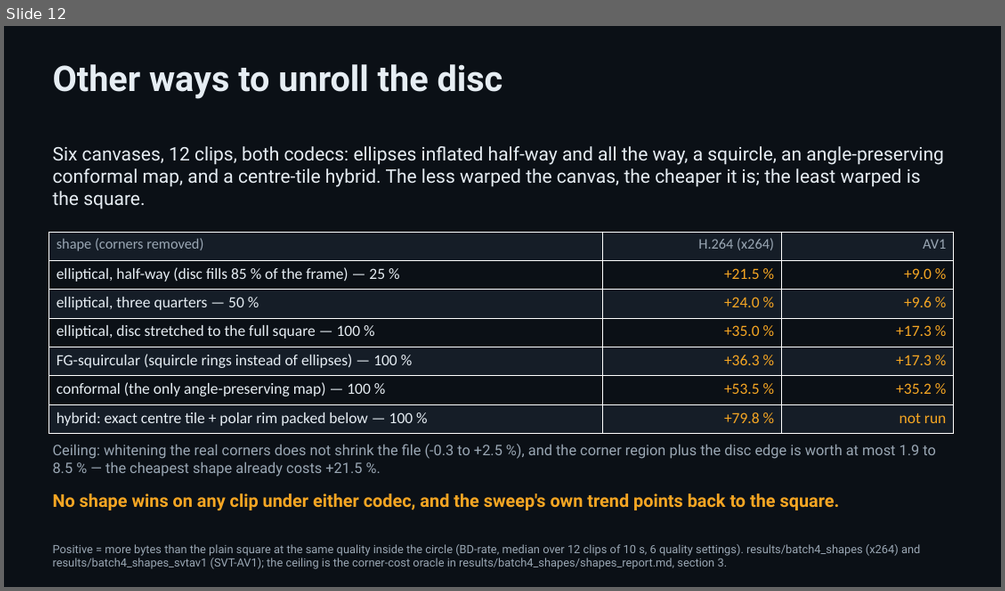
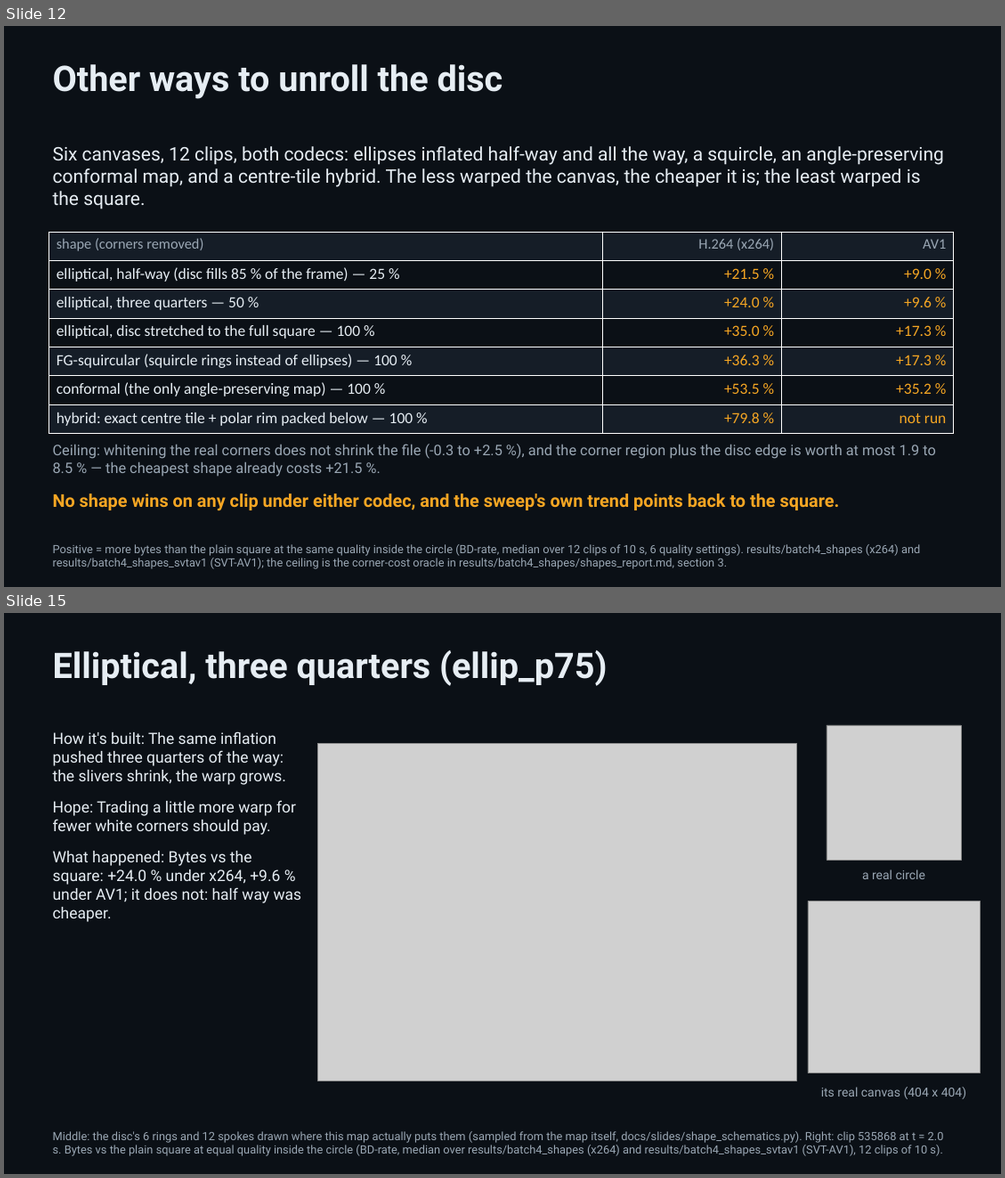
Before and after one commit to padington/polar-codec-site, a slide deck: slides/polar-codec.pptx. Shown one above the other, each under a label of ours: slide 12 before the commit, slides 12 and 15 after it; the slides between them are not shown. The pictures are 1005x591 and 1005x1178 pixels, drawn with LibreOffice and Linux fonts; fonts in the diff are those of the drawing; grey boxes stand for pictures. Boxes give left, top, right and bottom in pixels: in the first picture for what was removed or moved away, otherwise in the second. Text is boxed around its words. In the diff, an @@ line names an element or a change of style, - is before the commit and + after.

Commit message:
Deck: one explanatory slide per canvas shape (slides 13-20)
Rebuilt from the private repo. The contact-sheet slide is gone; the deck now
has 31 slides, one per canvas shape on slide 4's template, with schematics
generated from the maps themselves. The two contact sheets stay on the
results page as overview sheets and are linked from the deck's appendix.

```diff
--- a/slides/polar-codec.pptx
+++ b/slides/polar-codec.pptx
@@ slide 15 added at box(4, 613, 1001, 1174), background #0B1016 @@
@@ text added at box(53, 650, 607, 686), 34 pt, text #E6EDF3, bold @@
+Elliptical, three quarters (ellip_p75)
@@ text added at box(53, 731, 302, 922), 15 pt, text #E6EDF3 @@
+How it's built: The same inflation pushed three quarters of the way: the slivers shrink, the warp grows.
+Hope: Trading a little more warp for fewer white corners should pay.
+What happened: Bytes vs the square: +24.0 % under x264, +9.6 % under AV1; it does not: half way was cheaper.
@@ picture added at box(318, 744, 797, 1081) @@
@@ picture added at box(826, 725, 961, 860) @@
@@ text added at box(862, 869, 925, 879), 12 pt, text #9AA7B4 @@
+a real circle
@@ picture added at box(808, 900, 979, 1073) @@
@@ text added at box(821, 1086, 966, 1099), 12 pt, text #9AA7B4 @@
+its real canvas (404 x 404)
@@ text added at box(53, 1131, 944, 1156), 11 pt, text #9AA7B4 @@
+Middle: the disc's 6 rings and 12 spokes drawn where this map actually puts them (sampled from the map itself, docs/slides/shape_schematics.py). Right: clip 535868 at t = 2.0 s. Bytes vs the plain square at equal quality inside the circle (BD-rate, median over results/batch4_shapes (x264) and results/batch4_shapes_svtav1 (SVT-AV1), 12 clips of 10 s).
```
Also in this commit, not shown: 1 slide changed, 7 other slides added, 2 slides removed, 25 other files.
